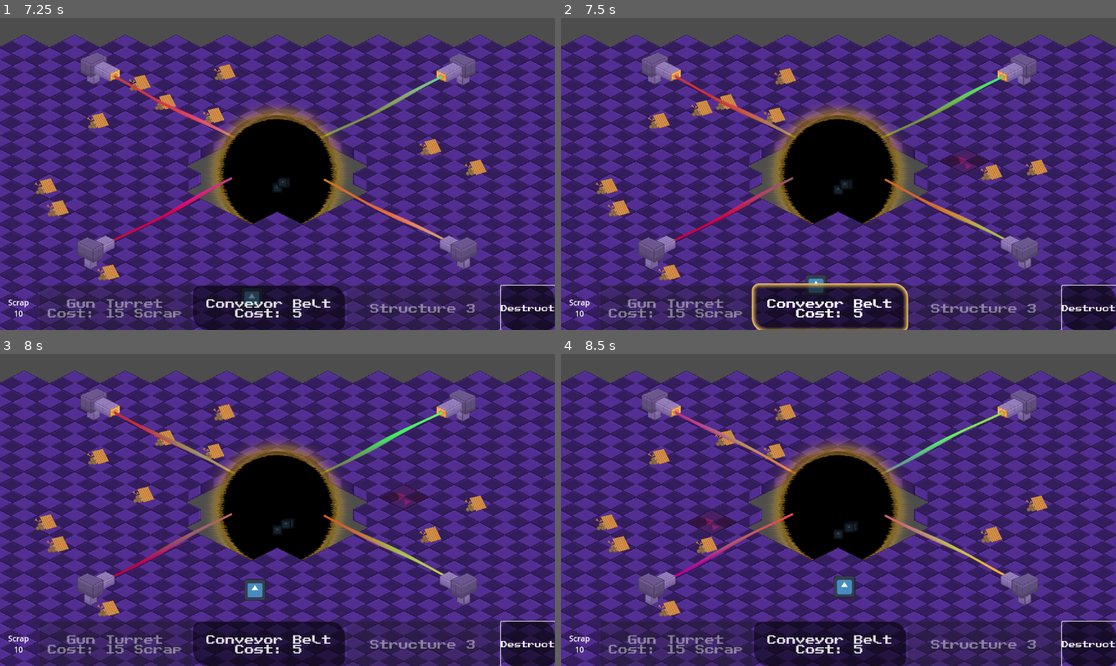
Above: before the commit, frames 1-4 (two rows, left to right).
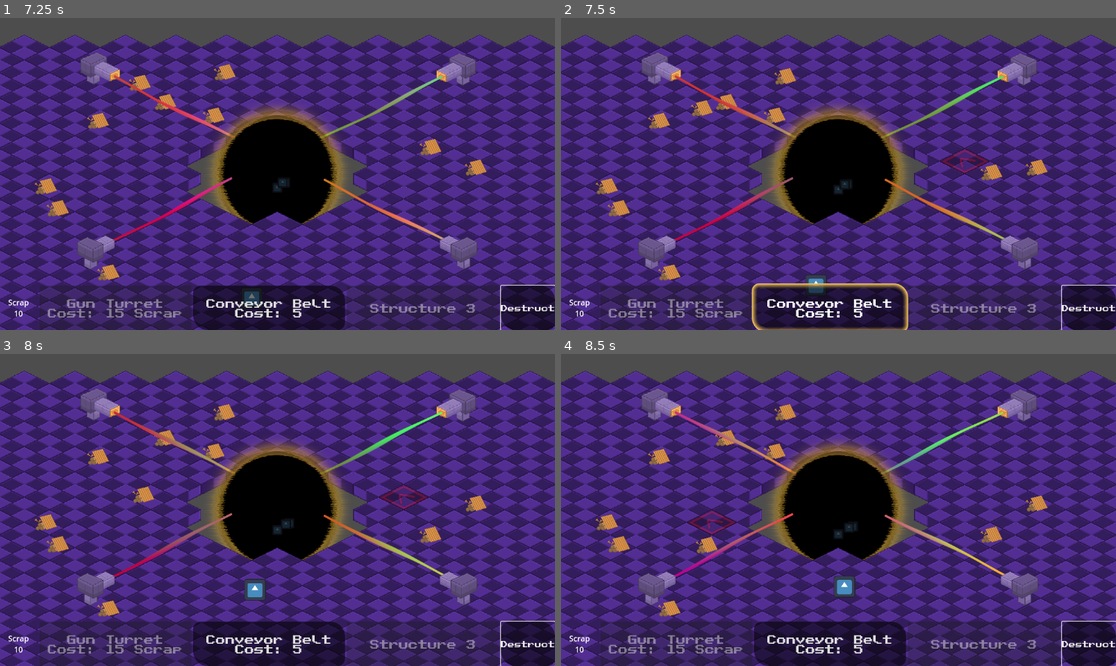
Above: after the commit, the same moments.

Repository: jkostello/Godot-Wild-Jam-69
Game: Godot game, scene res://level.tscn
Same seed, same stepped clock (60 frames per second), same inputs: the game is played once before the commit and once after it. The engine's default icon, where the game draws it, is replaced by a stand-in: a white triangle on a blue panel in a dark square. Sound files missing from this copy of the repository are replaced by a short silence.
Inputs (mouse positions are in pixels of both pictures, inside the frame that each line leads up to):
- Up to frame 1 (7.25 s): click "Destruct" at 0.5 s; tap Enter at 1.25 s; move the mouse to (399, 158) at 1.27 s; hold D (right) 1.28-2.03 s; hold Space (deselect) 1.28-2.03 s; click (399, 158) at 1.42 s; move the mouse to (166, 189) at 2.02 s; hold S (down) 2.03-2.78 s; tap 1 (select_structure_1) at 2.1, 6.6 s; move the mouse to (333, 105) at 2.77 s; hold D (right) 2.78-3.53 s; tap 2 (select_structure_2) at 2.85 s; move the mouse to (249, 236) at 3.52 s; hold W (up) 3.53-4.28 s; tap 3 (select_structure_3) at 3.6 s; click (249, 236) at 3.67 s; move the mouse to (444, 220) at 4.27 s; hold R 4.28-5.03 s; hold A (left) 4.28-5.78 s; move the mouse to (111, 127) at 5.02 s; tap 0 at 5.1 s; move the mouse to (305, 174) at 5.77 s; hold S (down) 5.78-6.53 s; hold Space (deselect) 5.78-6.53 s; click (305, 174) at 5.92 s; move the mouse to (194, 96) at 6.52 s; hold D (right) from 6.53 s (still down)
- Up to frame 2 (7.5 s): move the mouse to (960, 158) at 7.27 s; release D (right) at 7.28 s; hold W (up) from 7.28 s (still down); tap 2 (select_structure_2) at 7.35 s
- Up to frame 3 (8 s): keep holding W (up)
- Up to frame 4 (8.5 s): move the mouse to (727, 525) at 8.02 s; release W (up) at 8.03 s; hold D (right) from 8.03 s (still down); tap 3 (select_structure_3) at 8.1 s; click (727, 525) at 8.17 s

Frame 1 is identical in both runs. In frame 2, 0.1% of the frame differs, in the area x 68-78%, y 42-50%; in frame 3, 0.1%; in frame 4, 0.1%, in the area x 23-32%, y 50-59%.

Commit message:
please god please
please for the love of god

Diff:
--- a/structure_handler.gd
+++ b/structure_handler.gd
@@ -44,10 +44,18 @@
 	clicked_cell = tile_map.local_to_map(tile_map.get_local_mouse_position())
 	coords = tile_map.to_global(tile_map.map_to_local(clicked_cell))
 
+	for b in highlight_block.get_children():
+		b.visible=false
+	if structure_selected != 4:
+		highlight_block.get_child(structure_selected-1).visible = true
 	if coords.distance_to(player.position) < 500:
 		checkedSpace = checkSpace()
-		if structure_selected != 4 and not spaceTaken: # If in range and valid space, color green
-			highlight_block.modulate = Color(0,1,0,0.3)
+		if structure_selected != 4: # If in range and valid space, color green
+			if not spaceTaken:
+				highlight_block.modulate = Color(0,1,0,0.3)
+			else:
+				highlight_block.modulate = Color(1,0,0,0.3)
+			highlight_block.self_modulate = Color(0,0,0,0)
 			rotConveyor() #rotates the conveyor highlight sprite
 		elif structure_selected == 4 and spaceTaken: #If destructing and tile is occupied, color orange
 			highlight_block.modulate = Color(255,165,0,0.3)
--- a/structure_handler.tscn
+++ b/structure_handler.tscn
@@ -3,7 +3,7 @@
 [ext_resource type="Script" path="res://structure_handler.gd" id="1_sjf38"]
 [ext_resource type="Texture2D" uid="uid://y1qtlj332y4q" path="res://green_highlight.png" id="2_4xf2m"]
 [ext_resource type="Theme" uid="uid://ca4ojcmrepr24" path="res://UI/standard_theme.tres" id="2_74kgc"]
-[ext_resource type="Texture2D" uid="uid://bovyjmr7u858l" path="res://veyror.png" id="4_63e0l"]
+[ext_resource type="Texture2D" uid="uid://dr1vjo8ouk3jk" path="res://CONVEYER.png" id="5_1xwl3"]
 [ext_resource type="Texture2D" uid="uid://cvnbxf5ey3028" path="res://turret dev.png" id="5_k7ex3"]
 [ext_resource type="AudioStream" uid="uid://d0xsgl77b48ty" path="res://build.wav" id="6_6ihdj"]
 
@@ -129,7 +129,7 @@
 
 [node name="conveyorSprite" type="Sprite2D" parent="highlightBlock"]
 visible = false
-texture = ExtResource("4_63e0l")
+texture = ExtResource("5_1xwl3")
 
 [node name="AudioStreamPlayer" type="AudioStreamPlayer" parent="."]
 stream = ExtResource("6_6ihdj")
--- a/turret.gd
+++ b/turret.gd
@@ -25,7 +25,6 @@
 	getNearestEnemy()
 	laserAlpha -= 0.1
 	laser.modulate = Color(0,1,1,laserAlpha)
-	print(closeEnough)
 	if primed and closeEnough:
 		shoot()
 
@@ -36,12 +35,13 @@
 	for e in get_tree().get_nodes_in_group("Enemy"):
 		if e.global_position.distance_to(global_position) < nearestEnemy.global_position.distance_to(global_position):
 			nearestEnemy = e
-	if nearestEnemy.global_position.distance_to(global_position) <= range:
-		closeEnough = true
+		if get_tree().get_nodes_in_group("Enemy").is_empty() == false and nearestEnemy.global_position.distance_to(global_position) <= range:
+			closeEnough = true
 
 func shoot():
 	laserAlpha = 1
 	nearestEnemy.takeDMG(dmg)
+	$laserSound.play()
 	laser.points[1] = to_local(nearestEnemy.global_position)
 	primed = false
 	coolDown()
@@ -50,4 +50,3 @@
 
 func _on_timer_timeout():
 	primed = true
-	print("primed!")
--- a/turret.tscn
+++ b/turret.tscn
@@ -1,8 +1,9 @@
-[gd_scene load_steps=4 format=3 uid="uid://bo3mswpai0sp6"]
+[gd_scene load_steps=5 format=3 uid="uid://bo3mswpai0sp6"]
 
 [ext_resource type="PackedScene" uid="uid://b1kv3djwawgx" path="res://structure.tscn" id="1_odcfn"]
 [ext_resource type="Script" path="res://turret.gd" id="2_eq845"]
 [ext_resource type="Texture2D" uid="uid://cvnbxf5ey3028" path="res://turret dev.png" id="2_tfr18"]
+[ext_resource type="AudioStream" uid="uid://b4n0dwy12e5wp" path="res://lasershot.wav" id="4_r2rlb"]
 
 [node name="Structure" instance=ExtResource("1_odcfn")]
 script = ExtResource("2_eq845")
@@ -20,4 +21,8 @@
 points = PackedVector2Array(0, 0, 0, 0)
 default_color = Color(0, 1, 1, 1)
 
+[node name="laserSound" type="AudioStreamPlayer2D" parent="." index="1"]
+stream = ExtResource("4_r2rlb")
+volume_db = -10.0
+
 [connection signal="timeout" from="Sprite2D/Timer" to="." method="_on_timer_timeout"]
Not shown, added: lasershot.wav.import
Not shown, added: lasershot.wav
